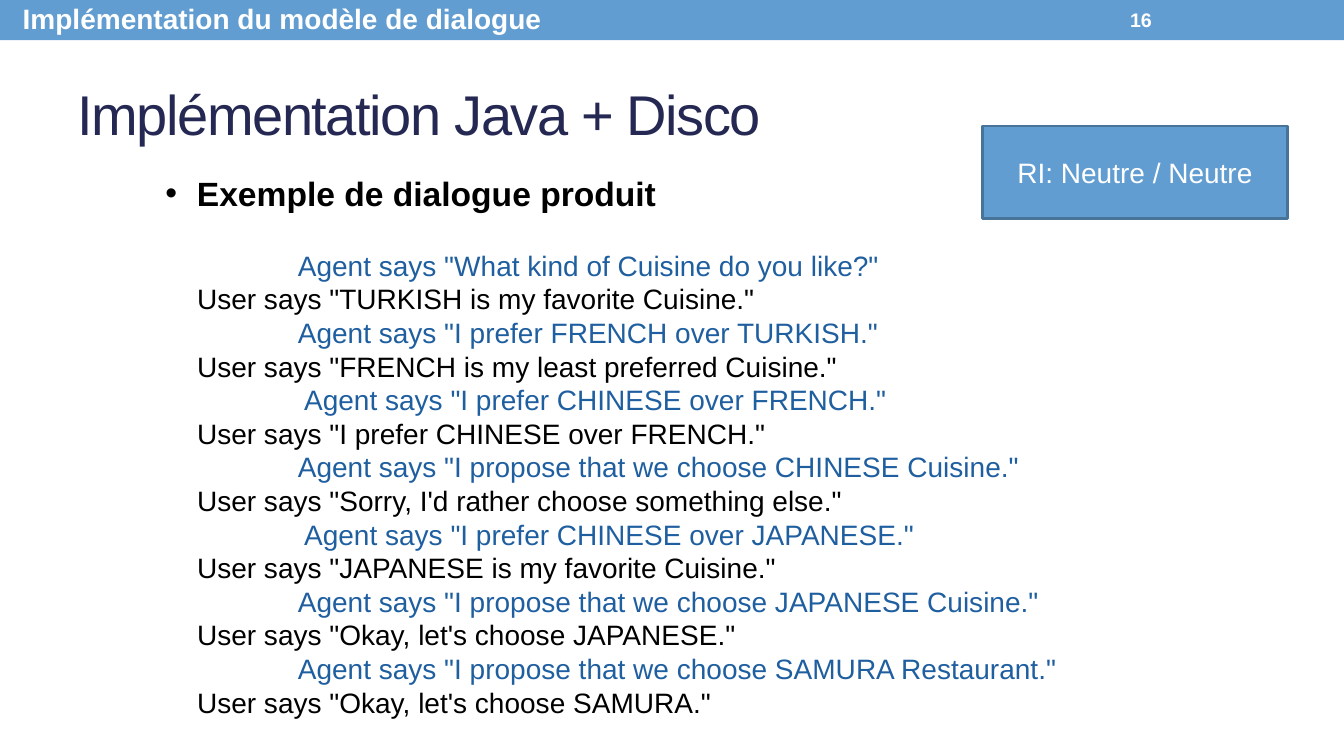
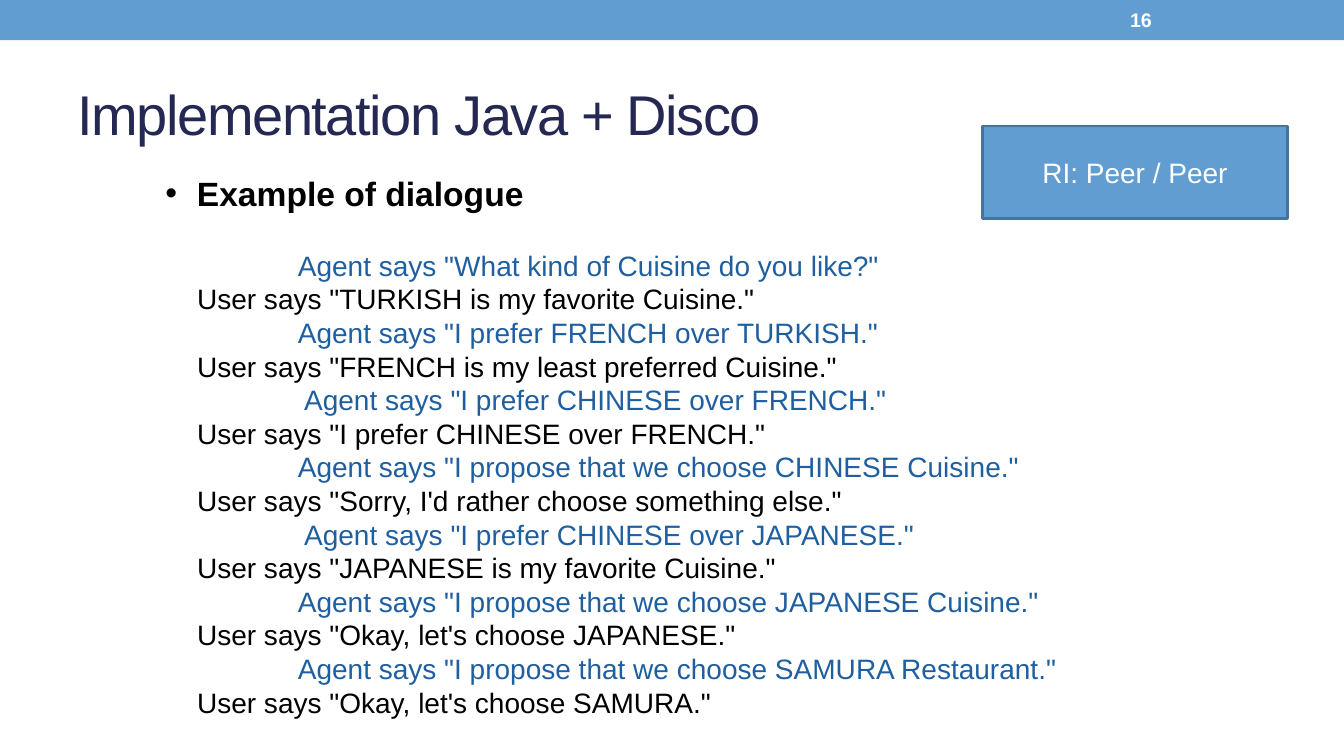
Before and after one commit to Olydia/Discolog, a slide deck: slide 16 of papers/Presentations/WACAI_EN.pptx. Drawn at 1344x756 pixels with LibreOffice and Linux fonts; fonts in the diff are those of the drawing. Boxes give left, top, right and bottom in pixels: in the first picture for what was removed or moved away, otherwise in the second. Text is boxed around its words. In the diff, an @@ line names an element or a change of style, - is before the commit and + after.

```diff
--- a/papers/Presentations/WACAI_EN.pptx
+++ b/papers/Presentations/WACAI_EN.pptx
@@ text removed at (23, 8, 541, 35) @@
-Implémentation du modèle de dialogue
@@ title at (77, 94, 761, 145): text changed @@
-Implémentation Java + Disco
+Implementation Java + Disco
@@ text in rectangle at (1042, 163, 1227, 183): text changed @@
-RI: Neutre / Neutre
+RI: Peer / Peer
@@ text at (197, 181, 523, 213): text changed @@
-• Exemple de dialogue produit
+• Example of dialogue
```
Also in this commit, not shown: 14 other slides changed, 2 slides added, 4 slides removed, 4 other files.
